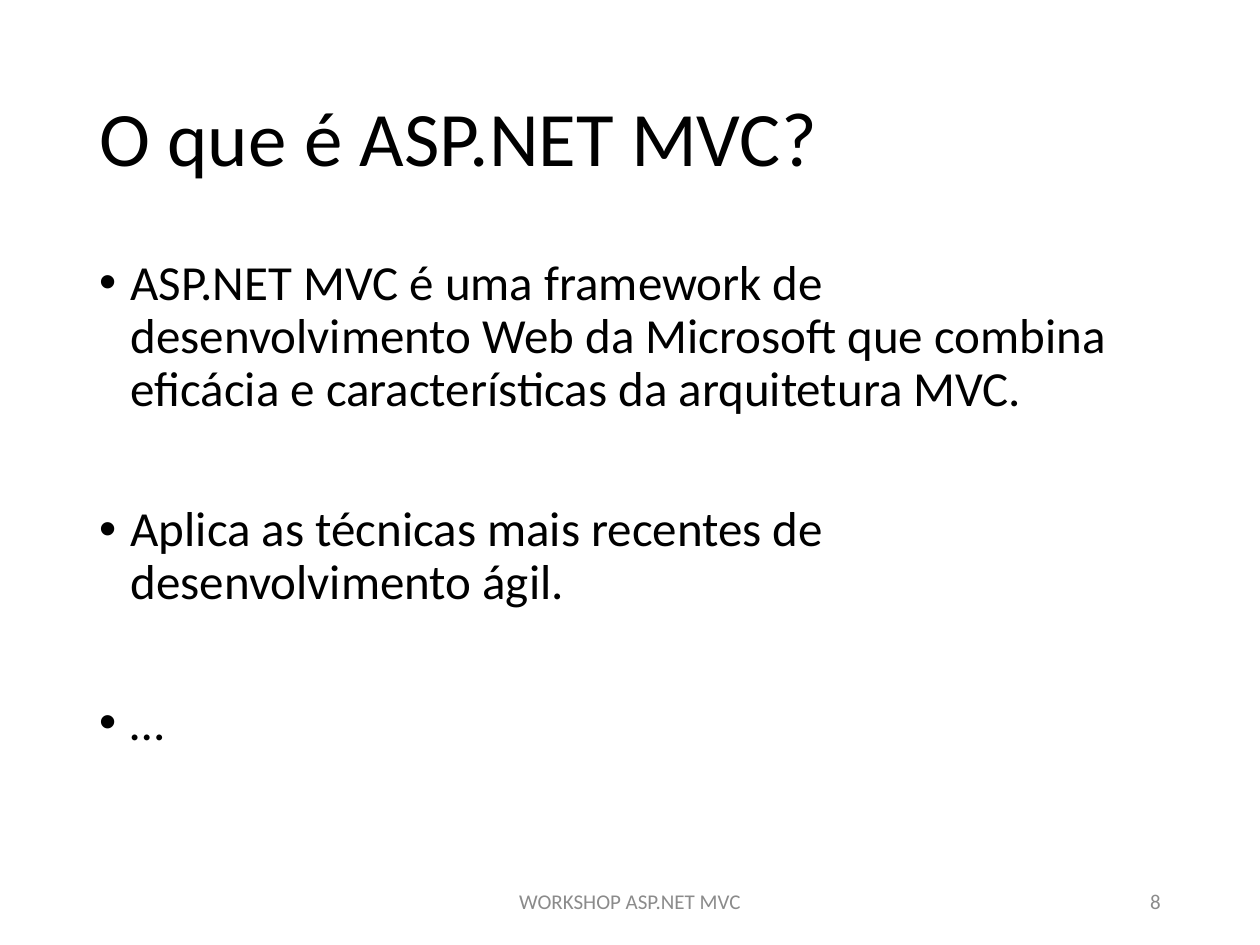
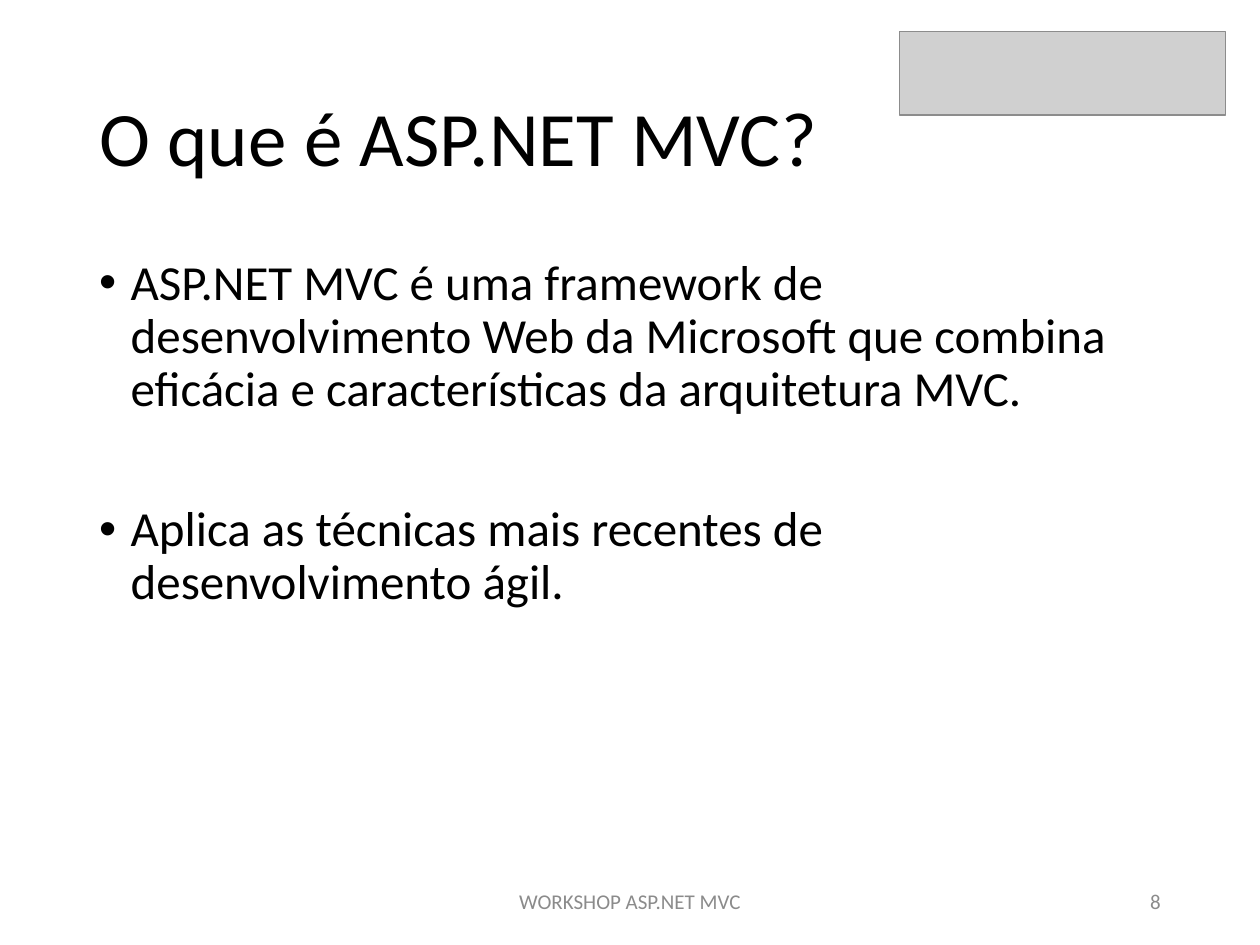
Before and after one commit to MiguelCosta/aspnet-workshop, a slide deck: slide 8 of ppt/aspnet-workshop.pptx. Drawn at 1260x945 pixels with LibreOffice and Linux fonts; fonts in the diff are those of the drawing; grey boxes stand for pictures. Boxes give left, top, right and bottom in pixels: in the first picture for what was removed or moved away, otherwise in the second. Text is boxed around its words. In the diff, an @@ line names an element or a change of style, - is before the commit and + after.

```diff
--- a/ppt/aspnet-workshop.pptx
+++ b/ppt/aspnet-workshop.pptx
@@ picture added at bbox=[900, 32, 1226, 115] @@
@@ text at bbox=[131, 266, 1105, 608]: paragraph removed @@
-• …
```
Also in this commit, not shown: 17 other slides changed, 1 slide added, 1 slide removed.
